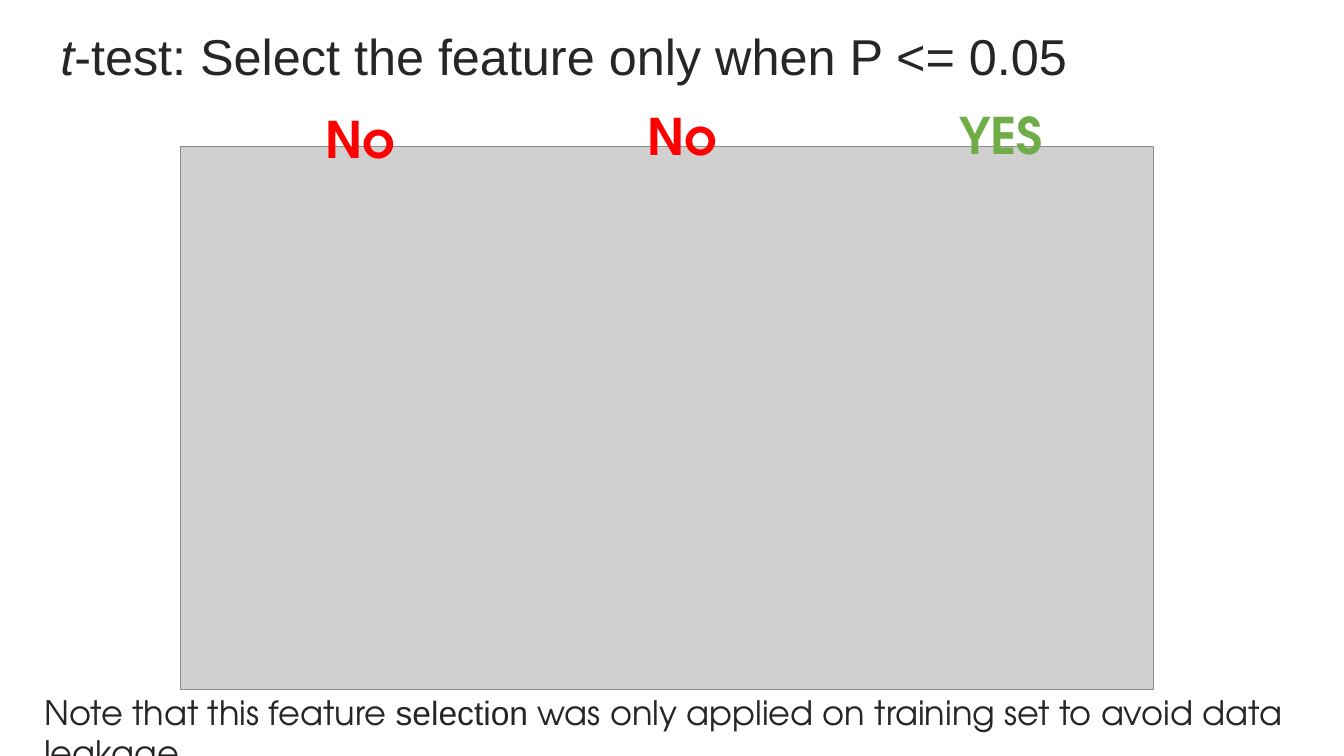
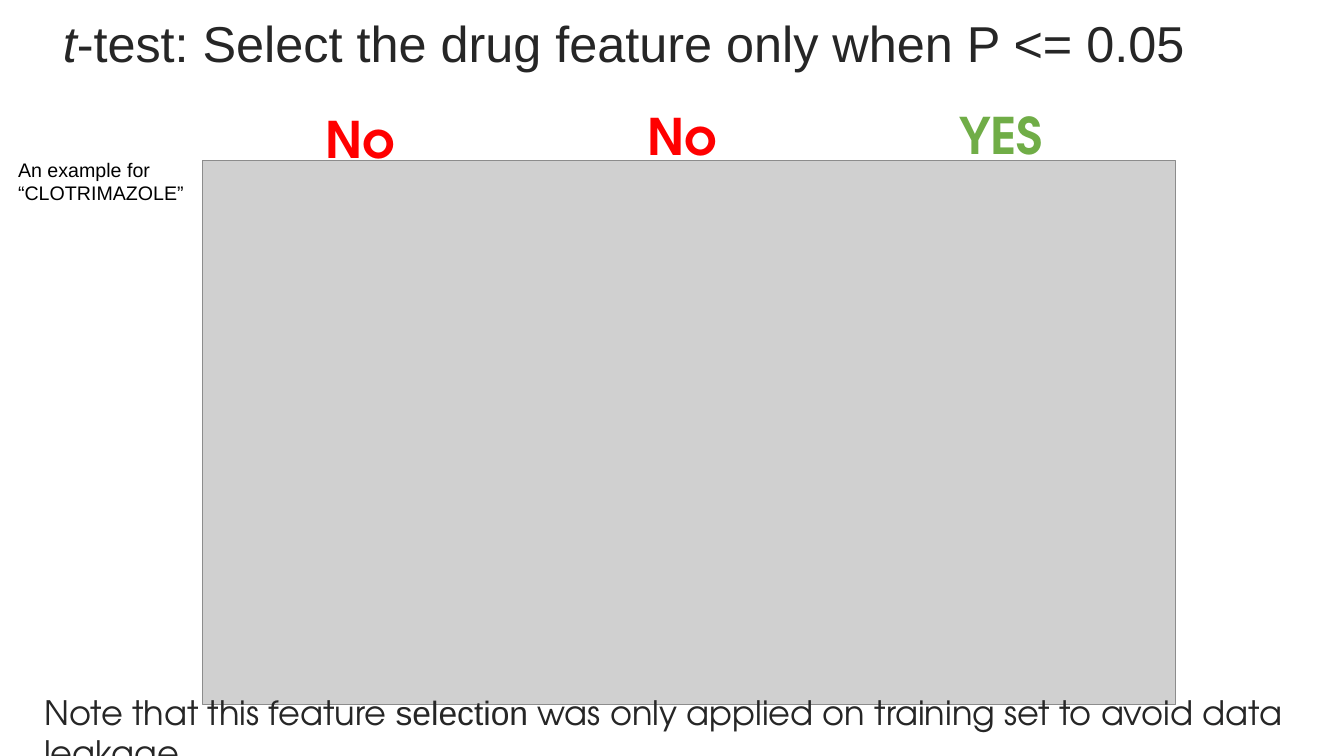
Before and after one commit to maxliu/health_care, a slide deck: slide 11 of Medicare fraud detection_Xinyu Max Liu.pptx. Drawn at 1344x756 pixels with LibreOffice and Linux fonts; fonts in the diff are those of the drawing; grey boxes stand for pictures. Boxes give left, top, right and bottom in pixels: in the first picture for what was removed or moved away, otherwise in the second. Text is boxed around its words. In the diff, an @@ line names an element or a change of style, - is before the commit and + after.

Commit message:
modified ppt

```diff
--- a/Medicare fraud detection_Xinyu Max Liu.pptx
+++ b/Medicare fraud detection_Xinyu Max Liu.pptx
@@ title at (x1=63, y1=25, x2=1184, y2=72): text changed @@
-t-test: Select the feature only when P <= 0.05
+t-test: Select the drug feature only when P <= 0.05
@@ text added at (x1=18, y1=162, x2=184, y2=201), 14 pt, text #000000 @@
+An example for
+“CLOTRIMAZOLE”
@@ picture moved from (x1=180, y1=146, x2=1153, y2=691) to (x1=203, y1=161, x2=1176, y2=706) @@
```
Also in this commit, not shown: 2 other slides changed, 1 other file.
